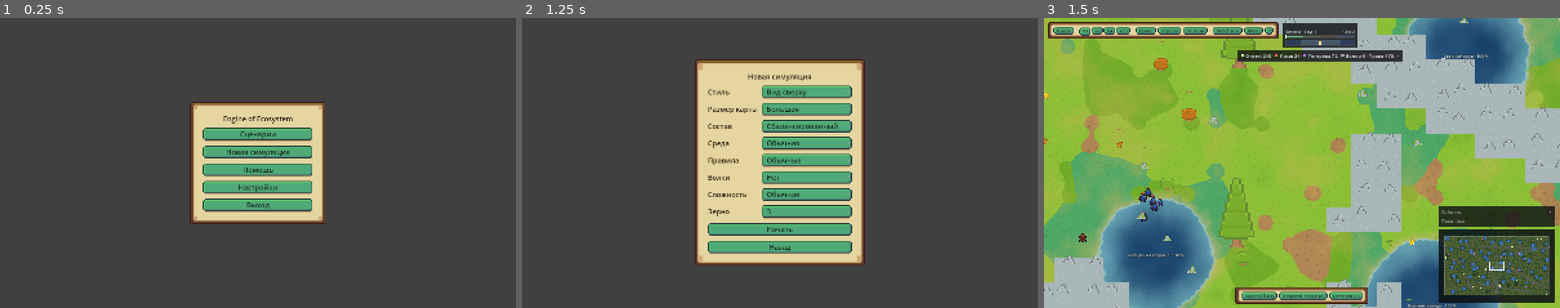
Above: before the commit, frames 1-3 (left to right).
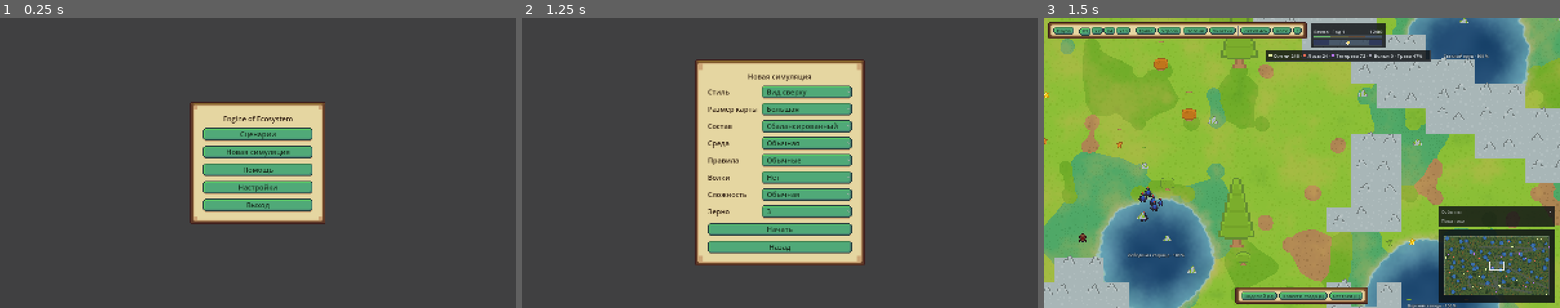
Above: after the commit, the same moments.

Repository: plasticlife-art/animals
Game: Godot game, scene res://scenes/main/main.tscn
Same seed, same stepped clock (60 frames per second), same inputs: the game is played once before the commit and once after it.
Inputs:
- Up to frame 1 (0.25 s): no input
- Up to frame 2 (1.25 s): click "Новая симуляция" at 0.5 s
- Up to frame 3 (1.5 s): click "Начать" at 1.25 s

Frames 1-2 are identical in both runs. In frame 3, 2.0% of the frame differs, in the area x 32-97%, y 1-93%.

Commit message:
Switch on fox territories and the herds' seasonal pastures
Calibrated with herd flight and pair hunting on (LOD 2880 s, seeds 1-8, against
the world before phase 4): foxes 42 (-9 %, [-24..+6]), deer 197 (-17 %,
[-45..+10]) and steadier from seed to seed (142-250 against 186-327), grouse -1 %,
no species lost. Territories of 12.5 cells (17 dens on the large map), a vagrant
leaving the map after 180 s of looking (about 110 a run), sleeping holders killing
and stalking at half weight. On the way: territories without a sink doubled the
foxes; holders asleep, sitting beside the herds, killed 76 % more each and trebled
the feared ground, so the herds bred a quarter less; dens in the woods instead of on
the best grass changed nothing. The fixtures keep both off.

Co-Authored-By: Claude Opus 5.5 <noreply@anthropic.com>

Diff:
--- a/data/config/species.json
+++ b/data/config/species.json
@@ -23,7 +23,13 @@
         "leave_fraction": 0.5,
         "settle_seconds": 30.0,
         "exempt_hunger": 50.0,
-        "follow_asleep": false
+        "follow_asleep": false,
+        "seasonal": {
+          "memory_bonus": 1.5,
+          "switch_ratio": 1.3,
+          "replace_share": 0.8,
+          "forget_years": 2
+        }
       },
       "flight": {
         "alarm_radius_cells": 4.0,
@@ -189,6 +195,21 @@
         "dormant_kill_multiplier": 0.1
       }
     },
+    "territory": {
+      "radius_cells": 12.5,
+      "spacing": 1.8,
+      "step_cells": 2,
+      "water_cells": 6.0,
+      "capacity_multiplier": 4.0,
+      "trespass_hunger": 70.0,
+      "border_slack": 1.15,
+      "dispersal_age_seconds": 240.0,
+      "look_seconds": 2.0,
+      "claim_radii": 0.5,
+      "ring_radii": 0.7,
+      "emigrate_after_seconds": 180.0,
+      "dormant_kill_scale": 0.5
+    },
     "reproduction": {
       "maturity_age": 20.0,
 	  "energy_threshold": 70.0,
--- a/scripts/tests/territory_tests.gd
+++ b/scripts/tests/territory_tests.gd
@@ -40,6 +40,7 @@
 
 static func _shipped(seed: int, territory: bool):
 	var bundle: Dictionary = ConfigLoaderScript.load_config_bundle().duplicate(true)
+	bundle["species"]["predator"].erase("territory")
 	if territory:
 		bundle["species"]["predator"]["territory"] = TERRITORY.duplicate(true)
 	var manager = SimulationManagerScript.new()
--- a/scripts/tests/test_helpers.gd
+++ b/scripts/tests/test_helpers.gd
@@ -58,6 +58,11 @@
 	# Ponds that never change: the fixtures' two ponds are 18 units across and a climate
 	# switched on to watch the grass would dry them in a season. `WaterTests` switches it on.
 	bundle["world"]["water_levels"] = {"enabled": false}
+	# Off as well: the fixtures place their own foxes and herds, and assume a fox pairs with any fox
+	# and a herd weighs its pastures afresh. `TerritoryTests` and `SeasonalPastureTests` switch
+	# them on; wolves keep theirs, and come only where a test spawns them.
+	bundle["species"]["predator"].erase("territory")
+	bundle["species"]["herbivore"]["herd"]["migration"].erase("seasonal")
 	# And hunters turning from rare prey: a fixture with one deer among a flock must not find
 	# its fox blind to it. `PreySwitchingTests` switches it on.
 	bundle["balance"]["prey_switching"] = {"enabled": false}
